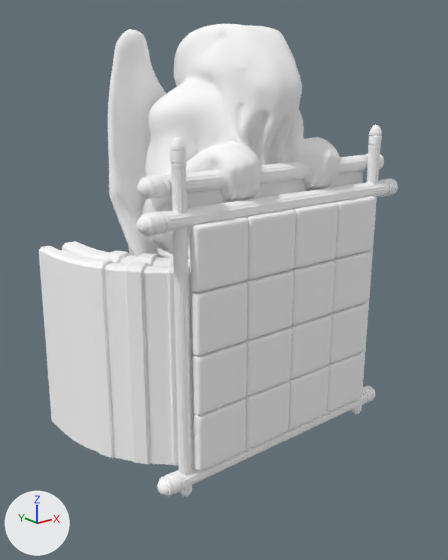
What one commit did to the FBX model Assets/Models/Props/Design_Puzzle.fbx.
One viewpoint serves both versions: a 50 mm lens placed at (-3.52, -4.43, 3.2), pointed at (-0.06, -0.1, 1.47). Arrows for +X, +Y and +Z are at lower left; the lights stay in place. Where no turn or scale is listed for an object, it has been applied to the vertices.

The first picture shows 'Structure_Puzzle_Design', 'Symbol_01', 'Symbol_02', 'Symbol_03', 'Symbol_04', 'Symbol_05', 'Symbol_06', 'Symbol_07', 'Symbol_09', 'Symbol_10', 'Symbol_13', 'Symbol_14'.
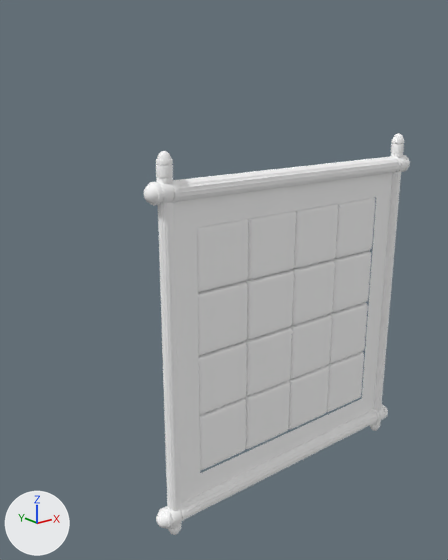
The newer file is also turned or shifted as a whole; pictures and numbers use the older file's frame.

Location of each change, (x1, y1, x2, y2) in pixels of the pictures (448 x 560 px):
```json
{"object": "Structure_Puzzle_Design", "change": "deleted", "before": [39, 24, 398, 497]}
{"object": "Structure", "change": "added", "after": [144, 133, 410, 535], "faces in mat_symbol (its picture is missing)": [173, 173, 392, 503], "faces in mat_ancora02_stone (its picture is missing)": [144, 133, 410, 535], "faces in mat_stone (its picture is missing)": [196, 196, 377, 474]}
```

Scene script edits in JSON lines:
```json
{"op": "add", "block": "me_mesh_016_1", "code": ["me_mesh_016_1 = bpy.data.meshes.new('Mesh.016')", "me_mesh_016_1.from_pydata(...)  # 8172 vertices, 7624 faces; spans x -1.41..1.41, y -0.08..0.08, z -1.5..1.5", "# faces by material slot: [8, 16, 7600]", "me_mesh_016_1.materials.append(mat_stone)  # its picture is missing", "me_mesh_016_1.materials.append(mat_symbol)  # its picture is missing", "me_mesh_016_1.materials.append(mat_ancora02_stone)  # its picture is missing"]}
{"op": "remove", "block": "ob_structure_puzzle_design", "code": ["ob_structure_puzzle_design = bpy.data.objects.new('Structure_Puzzle_Design', me_mesh_016)", "ob_structure_puzzle_design.location = (0.0, 0.006, 0.01)"]}
{"op": "add", "block": "ob_structure", "code": ["ob_structure = bpy.data.objects.new('Structure', me_mesh_016_1)", "ob_structure.location = (0.0, -0.958, 1.293)"]}
```
